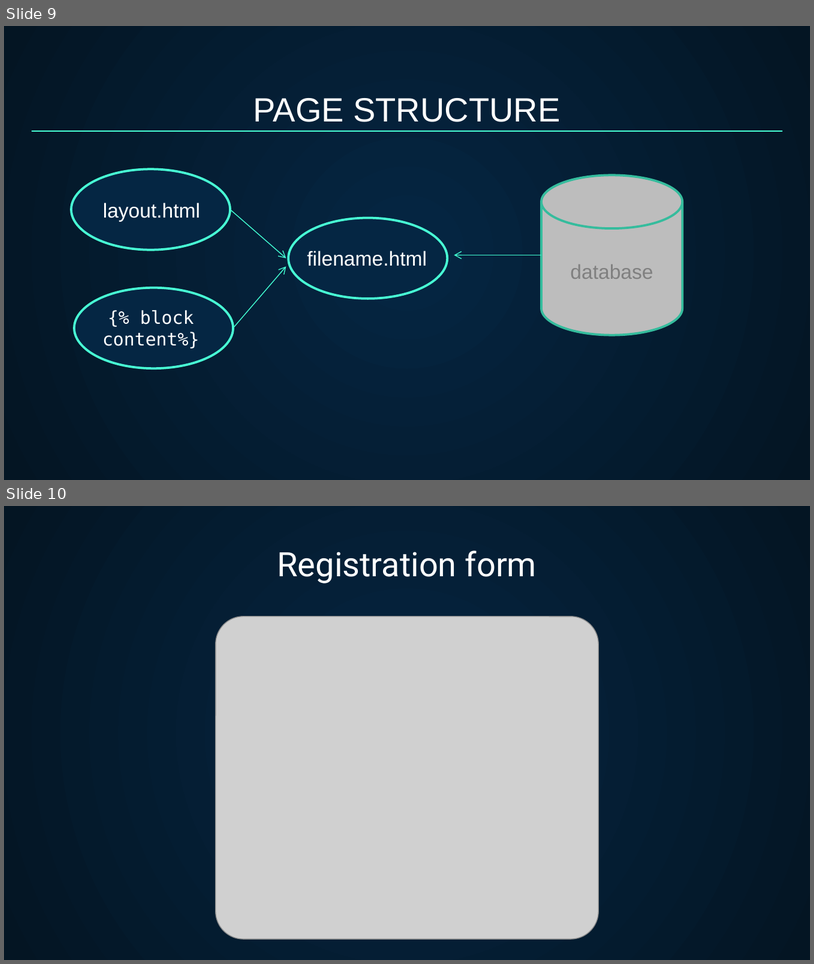
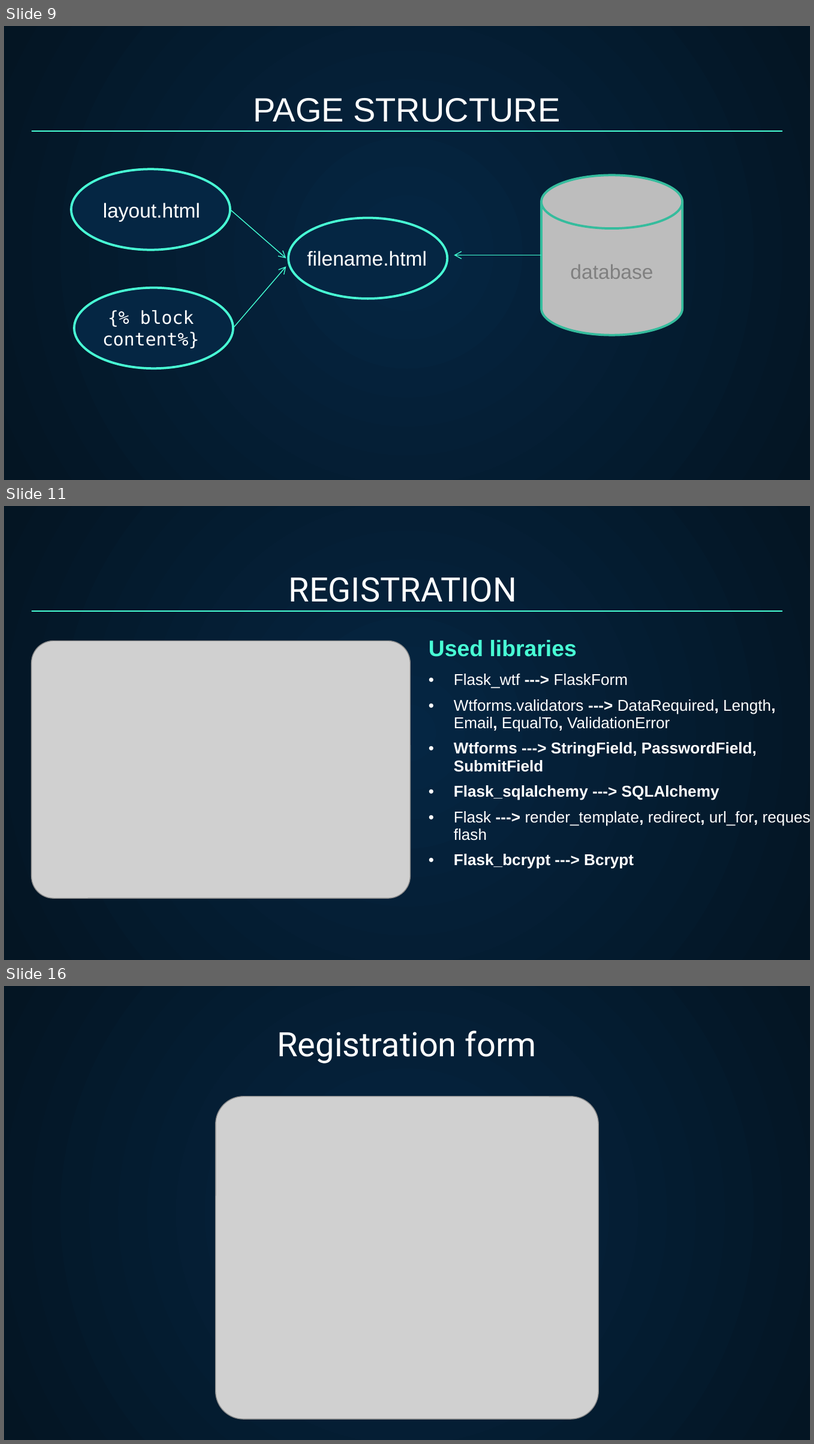
Before and after one commit to Liana-V/Project-ACA, a slide deck: Presentation.pptx. Shown one above the other, each under a label of ours: slides 9 and 10 before the commit, slides 9, 11 and 16 after it; the slides between them are not shown. The pictures are 814x964 and 814x1444 pixels, drawn with LibreOffice and Linux fonts; fonts in the diff are those of the drawing; grey boxes stand for pictures. Boxes give left, top, right and bottom in pixels: in the first picture for what was removed or moved away, otherwise in the second. Text is boxed around its words. In the diff, an @@ line names an element or a change of style, - is before the commit and + after.

```diff
--- a/Presentation.pptx
+++ b/Presentation.pptx
@@ slide 11 added at (4, 506, 810, 960), background gradient #052643 to #041523 @@
@@ title added at (289, 577, 518, 602), 30 pt, text #FFFFFF @@
+REGISTRATION
@@ line added from (32, 611) to (783, 611), #48FFD5 0.75 pt @@
@@ picture added at (32, 640, 410, 898) @@
@@ table added at (421, 632, 810, 886), 1 rows, 1 columns @@
+Used libraries / Flask_wtf ---> FlaskForm / Wtforms.validators ---> DataRequired, Length, Email, EqualTo, ValidationError / Wtforms ---> StringField, PasswordField, SubmitField / Flask_sqlalchemy ---> SQLAlchemy / Flask ---> render_template, redirect, url_for, request, flash / Flask_bcrypt ---> Bcrypt
@@ what was slide 10 is now slide 16 @@
```
Also in this commit, not shown: 5 other slides added, 12 other files.
